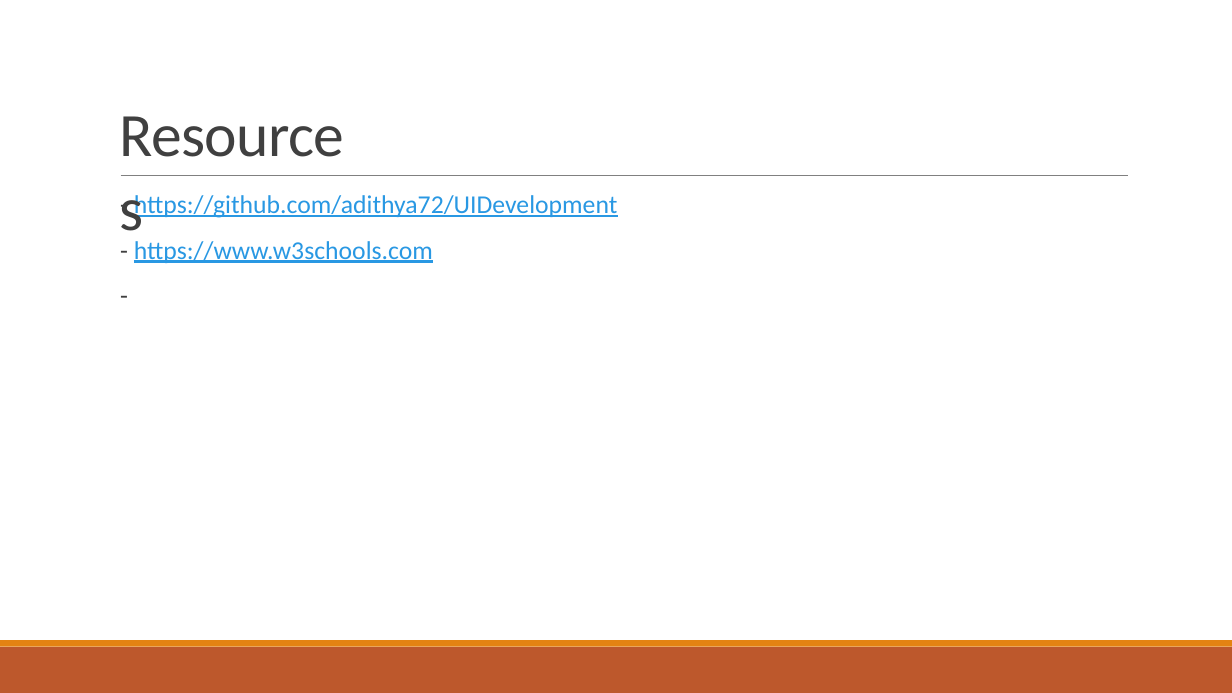
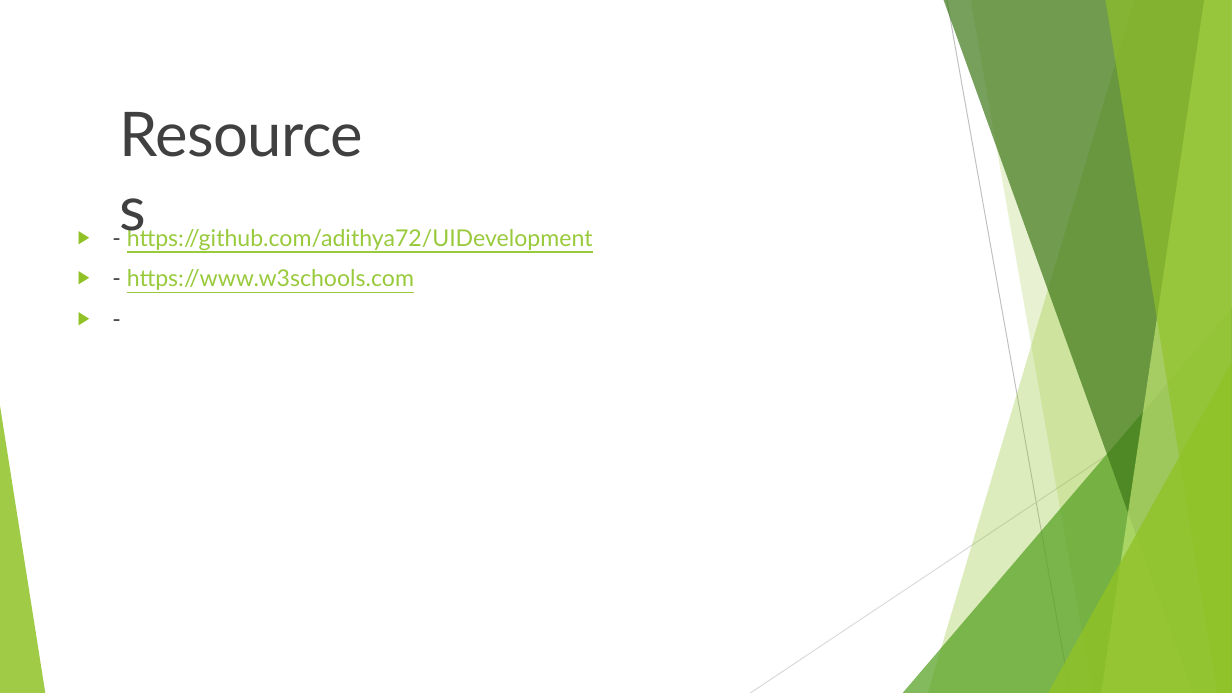
Before and after one commit to adithya72/UIDevelopment, a slide deck: slide 13 of UI Development/HTML/Class 1/Class PPT.pptx. Drawn at 1232x693 pixels with LibreOffice and Linux fonts; fonts in the diff are those of the drawing. Boxes give left, top, right and bottom in pixels: in the first picture for what was removed or moved away, otherwise in the second. Text is boxed around its words. In the diff, an @@ line names an element or a change of style, - is before the commit and + after.

```diff
--- a/UI Development/HTML/Class 1/Class PPT.pptx
+++ b/UI Development/HTML/Class 1/Class PPT.pptx
@@ text "Resources" at <box>111,91,377,175</box>: font Calibri to Lato @@
@@ line removed from (121, 176) to (1128, 176) @@
@@ text "- https://github.com/adithya72/UIDevelopment": place and size @@
-text "- https://github.com/adithya72/UIDevelopment" at <box>134,195,618,263</box>
+text "- https://github.com/adithya72/UIDevelopment" at <box>127,225,593,290</box>
@@ text "- https://github.com/adithya72/UIDevelopment" at <box>127,225,593,290</box>: size 20 to 18 pt, font Calibri to Lato, text colour #2998E3 to #99CA3C; bullet   to ▶; line spacing 0.9 to 1; less space between paragraphs; bullet colour #E48312 to #90C226 @@
@@ group added at <box>0,0,1232,693</box>: 5 freeform shapes, 3 triangles, 2 lines @@
@@ rectangle removed at <box>0,647,1232,693</box> @@
@@ rectangle removed at <box>0,640,1232,647</box> @@
```
Also in this commit, not shown: 12 other slides changed.
